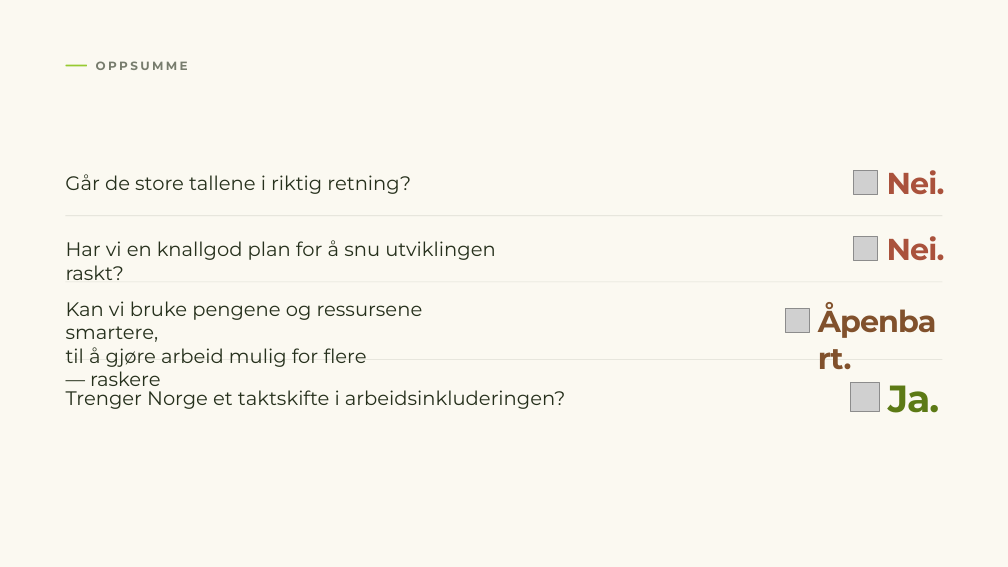
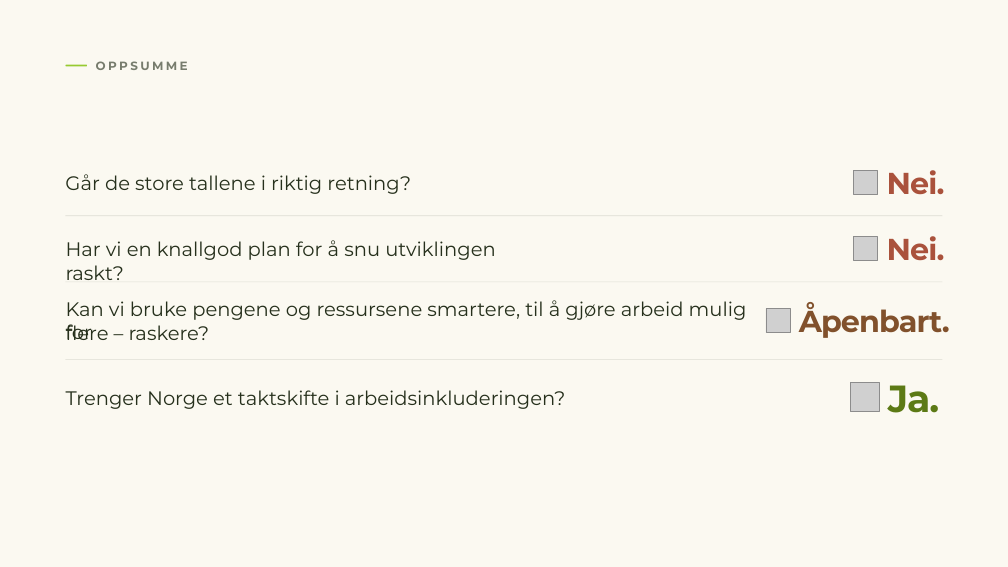
Before and after one commit to MarcusEvensen-Org/iarbeid-riketstilstand, a slide deck: slide 26 of Rikets tilstand 2026.pptx. Drawn at 1008x567 pixels with LibreOffice and Linux fonts; fonts in the diff are those of the drawing; grey boxes stand for pictures; background and template pictures are left out. Boxes give left, top, right and bottom in pixels: in the first picture for what was removed or moved away, otherwise in the second. Text is boxed around its words. In the diff, an @@ line names an element or a change of style, - is before the commit and + after.

```diff
--- a/Rikets tilstand 2026.pptx
+++ b/Rikets tilstand 2026.pptx
@@ text at (66, 300, 747, 320): text changed @@
-Kan vi bruke pengene og ressursene smartere,
-til å gjøre arbeid mulig for flere — raskere
+Kan vi bruke pengene og ressursene smartere, til å gjøre arbeid mulig for
@@ text added at (66, 324, 210, 340), 18.6 pt, text #26301C @@
+flere – raskere?
@@ picture: place and size @@
-picture at (786, 309, 810, 333)
+picture at (766, 309, 790, 333)
@@ text "Åpenbart." rewrapped from (818, 302, 938, 338) to (799, 303, 950, 338) @@
```
Also in this commit, not shown: 15 other slides changed, 2 other files.
